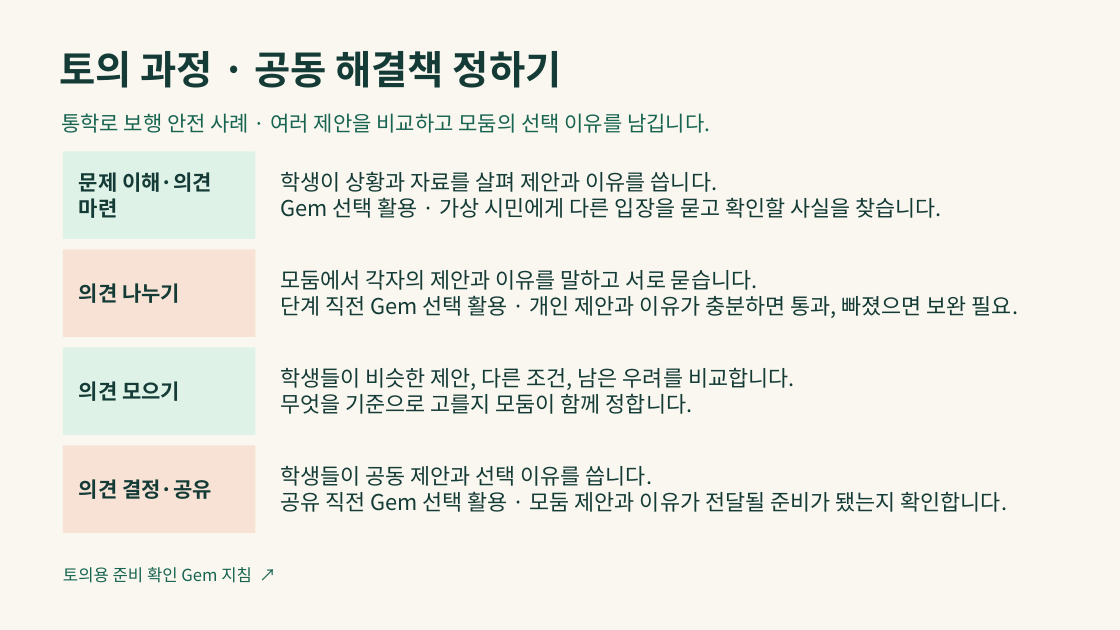
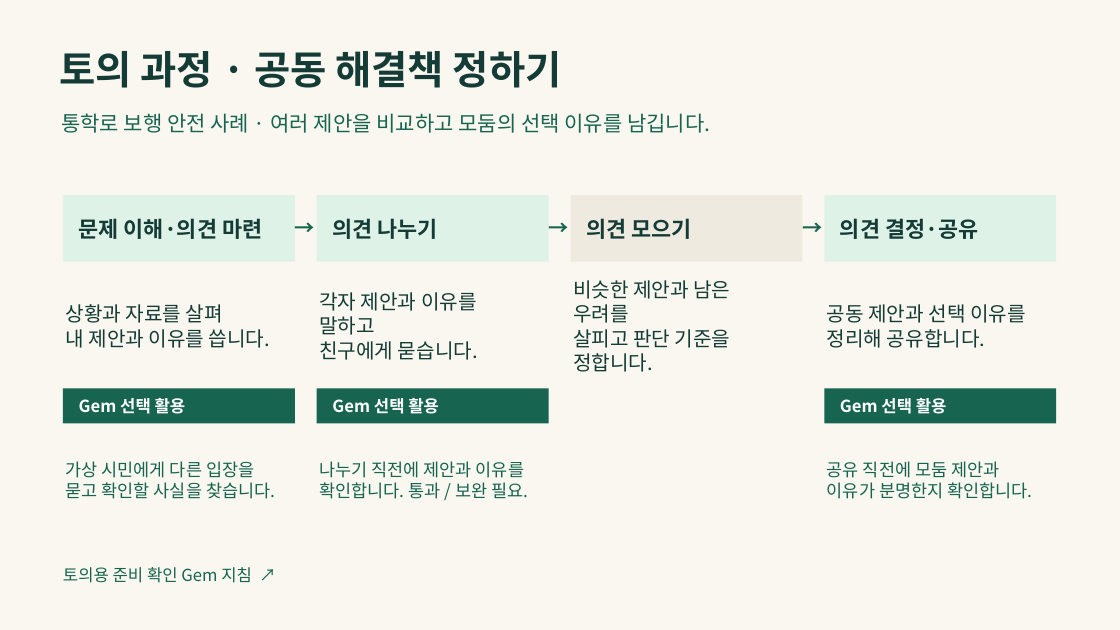
Before and after one commit to LUCKYBRIDGE/gemini-discussion, a slide deck: slide 6 of output/gemini-discussion.pptx (slide 5 before the commit). Drawn at 1120x630 pixels with LibreOffice and Linux fonts; fonts in the diff are those of the drawing. Boxes give left, top, right and bottom in pixels: in the first picture for what was removed or moved away, otherwise in the second. Text is boxed around its words. In the diff, an @@ line names an element or a change of style, - is before the commit and + after.

```diff
--- a/output/gemini-discussion.pptx
+++ b/output/gemini-discussion.pptx
@@ rectangle "문제 이해·의견 마련" resized from (x1=63, y1=151, x2=255, y2=239) to (x1=63, y1=195, x2=295, y2=261) @@
@@ rectangle "문제 이해·의견 마련" at (x1=63, y1=195, x2=295, y2=261): size 18 to 18.8 pt @@
@@ text added at (x1=295, y1=204, x2=316, y2=252), 17.2 pt, text #176451, bold @@
+→
@@ rectangle "의견 나누기" resized from (x1=63, y1=250, x2=255, y2=337) to (x1=317, y1=195, x2=549, y2=261) @@
@@ rectangle "의견 나누기" at (x1=317, y1=195, x2=549, y2=261): size 18 to 18.8 pt; fill #F7E2D5 to #DFF2E8 @@
@@ text added at (x1=549, y1=204, x2=570, y2=252), 17.2 pt, text #176451, bold @@
+→
@@ rectangle "의견 모으기" resized from (x1=63, y1=348, x2=255, y2=435) to (x1=571, y1=195, x2=802, y2=261) @@
@@ rectangle "의견 모으기" at (x1=571, y1=195, x2=802, y2=261): size 18 to 18.8 pt; fill #DFF2E8 to #EFEAE0 @@
@@ text added at (x1=802, y1=204, x2=823, y2=252), 17.2 pt, text #176451, bold @@
+→
@@ rectangle "의견 결정·공유" at (x1=824, y1=195, x2=1056, y2=261): size 18 to 18.8 pt; fill #F7E2D5 to #DFF2E8 @@
@@ rectangle "의견 결정·공유" resized from (x1=63, y1=445, x2=255, y2=533) to (x1=824, y1=195, x2=1056, y2=261) @@
@@ text removed at (x1=280, y1=270, x2=1018, y2=318) @@
-모둠에서 각자의 제안과 이유를 말하고 서로 묻습니다.
-단계 직전 Gem 선택 활용 · 개인 제안과 이유가 충분하면 통과, 빠졌으면 보완 필요.
@@ text added at (x1=319, y1=292, x2=478, y2=360), 17.2 pt, text #143B36 @@
+각자 제안과 이유를 말하고
+친구에게 묻습니다.
@@ text added at (x1=573, y1=280, x2=731, y2=372), 17.2 pt, text #143B36 @@
+비슷한 제안과 남은 우려를
+살피고 판단 기준을 정합니다.
@@ text added at (x1=66, y1=304, x2=270, y2=348), 17.2 pt, text #143B36 @@
+상황과 자료를 살펴
+내 제안과 이유를 씁니다.
@@ text added at (x1=827, y1=304, x2=1026, y2=348), 17.2 pt, text #143B36 @@
+공동 제안과 선택 이유를
+정리해 공유합니다.
@@ rectangle added at (x1=63, y1=388, x2=295, y2=423), fill #176451, 14.2 pt, text #FFFFFF, bold @@
+Gem 선택 활용
@@ text removed at (x1=280, y1=367, x2=795, y2=414) @@
-학생들이 비슷한 제안, 다른 조건, 남은 우려를 비교합니다.
-무엇을 기준으로 고를지 모둠이 함께 정합니다.
@@ rectangle added at (x1=317, y1=388, x2=549, y2=423), fill #176451, 14.2 pt, text #FFFFFF, bold @@
+Gem 선택 활용
@@ rectangle added at (x1=824, y1=388, x2=1056, y2=423), fill #176451, 14.2 pt, text #FFFFFF, bold @@
+Gem 선택 활용
@@ text at (x1=66, y1=461, x2=275, y2=499): text changed; size 18.8 to 15 pt; text colour #143B36 to #176451 @@
-학생이 상황과 자료를 살펴 제안과 이유를 씁니다.
-Gem 선택 활용 · 가상 시민에게 다른 입장을 묻고 확인할 사실을 찾습니다.
+가상 시민에게 다른 입장을 묻고 확인할 사실을 찾습니다.
@@ text added at (x1=319, y1=461, x2=529, y2=499), 15 pt, text #176451 @@
+나누기 직전에 제안과 이유를 확인합니다. 통과 / 보완 필요.
@@ text at (x1=827, y1=461, x2=1032, y2=499): text changed; size 18.8 to 15 pt; text colour #143B36 to #176451 @@
-학생들이 공동 제안과 선택 이유를 씁니다.
-공유 직전 Gem 선택 활용 · 모둠 제안과 이유가 전달될 준비가 됐는지 확인합니다.
+공유 직전에 모둠 제안과 이유가 분명한지 확인합니다.
```
Also in this commit, not shown: 1 other slide changed, 2 slides added, 1 other file.
